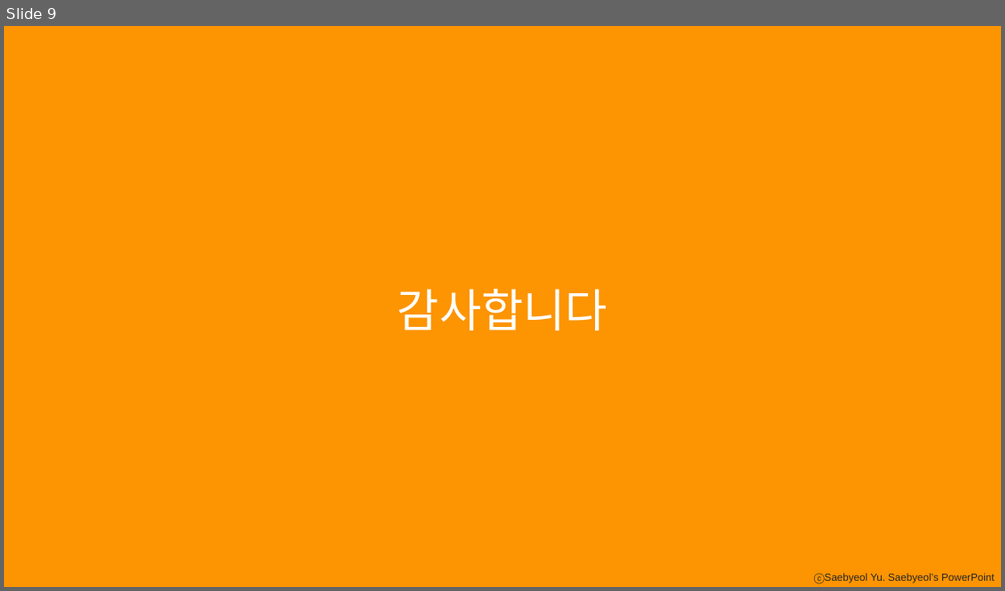
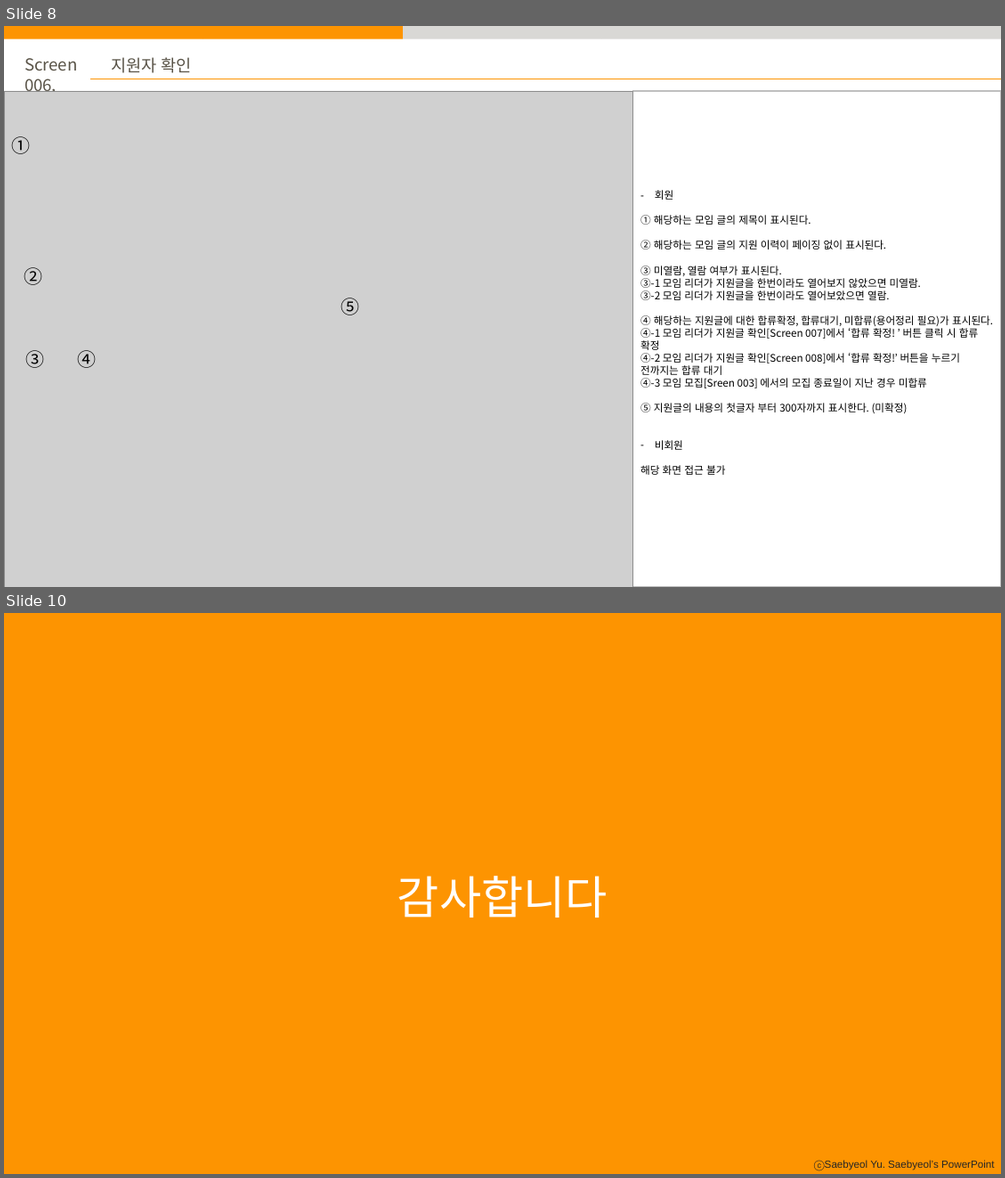
Before and after one commit to ywc-412/stumo_web, a slide deck: doc/1. 화면정의서/STUMO_화면정의서.pptx. Shown one above the other, each under a label of ours: slide 9 before the commit, slides 8 and 10 after it; the slides between them are not shown. The pictures are 1005x591 and 1005x1178 pixels, drawn with LibreOffice and Linux fonts; fonts in the diff are those of the drawing; grey boxes stand for pictures. Boxes give left, top, right and bottom in pixels: in the first picture for what was removed or moved away, otherwise in the second. Text is boxed around its words. In the diff, an @@ line names an element or a change of style, - is before the commit and + after.

Commit message:
화면정의서

```diff
--- a/doc/1. 화면정의서/STUMO_화면정의서.pptx
+++ b/doc/1. 화면정의서/STUMO_화면정의서.pptx
@@ slide 8 added at (x1=4, y1=26, x2=1001, y2=587), background #FFFFFF; not listed: 1 template element that a slide beside it also shows @@
@@ rectangle added at (x1=4, y1=26, x2=203, y2=39), fill #FD9401 @@
@@ rectangle added at (x1=203, y1=26, x2=404, y2=39), fill #FD9401 @@
@@ rectangle added at (x1=403, y1=26, x2=602, y2=39), fill #D9D8D5 @@
@@ rectangle added at (x1=602, y1=26, x2=802, y2=39), fill #D9D8D5 @@
@@ rectangle added at (x1=802, y1=26, x2=1001, y2=39), fill #D9D8D5 @@
@@ text added at (x1=24, y1=58, x2=78, y2=92), 16 pt, text #595347 @@
+Screen 006,
@@ line added from (90, 79) to (1001, 79), #FD9401 0.5 pt @@
@@ text added at (x1=111, y1=57, x2=192, y2=73), 16 pt, text #595347 @@
+지원자 확인
@@ picture added at (x1=4, y1=91, x2=633, y2=587) @@
@@ rectangle added at (x1=633, y1=91, x2=1001, y2=587), fill #FFFFFF, outline #BFBFBF 1 pt, 10 pt, text #000000 @@
+– 회원
+① 해당하는 모임 글의 제목이 표시된다.
+② 해당하는 모임 글의 지원 이력이 페이징 없이 표시된다.
+③ 미열람, 열람 여부가 표시된다.
+③-1 모임 리더가 지원글을 한번이라도 열어보지 않았으면 미열람.
+③-2 모임 리더가 지원글을 한번이라도 열어보았으면 열람.
+④ 해당하는 지원글에 대한 합류확정, 합류대기, 미합류(용어정리 필요)가 표시된다.
+④-1 모임 리더가 지원글 확인[Screen 007]에서 ‘합류 확정! ’ 버튼 클릭 시 합류 확정
+④-2 모임 리더가 지원글 확인[Screen 008]에서 ‘합류 확정!’ 버튼을 누르기 전까지는 합류 대기
+④-3 모임 모집[Sreen 003] 에서의 모집 종료일이 지난 경우 미합류
+⑤ 지원글의 내용의 첫글자 부터 300자까지 표시한다. (미확정)
+– 비회원
+해당 화면 접근 불가
@@ text added at (x1=11, y1=136, x2=30, y2=154), 18 pt, text #000000 @@
+①
@@ text added at (x1=24, y1=267, x2=43, y2=285), 18 pt, text #000000 @@
+②
@@ text added at (x1=341, y1=297, x2=360, y2=315), 18 pt, text #000000 @@
+⑤
@@ text added at (x1=25, y1=350, x2=44, y2=368), 18 pt, text #000000 @@
+③
@@ text added at (x1=78, y1=350, x2=97, y2=368), 18 pt, text #000000 @@
+④
@@ what was slide 9 is now slide 10 @@
```
Also in this commit, not shown: 1 slide changed, 1 other slide added, 1 slide removed.
